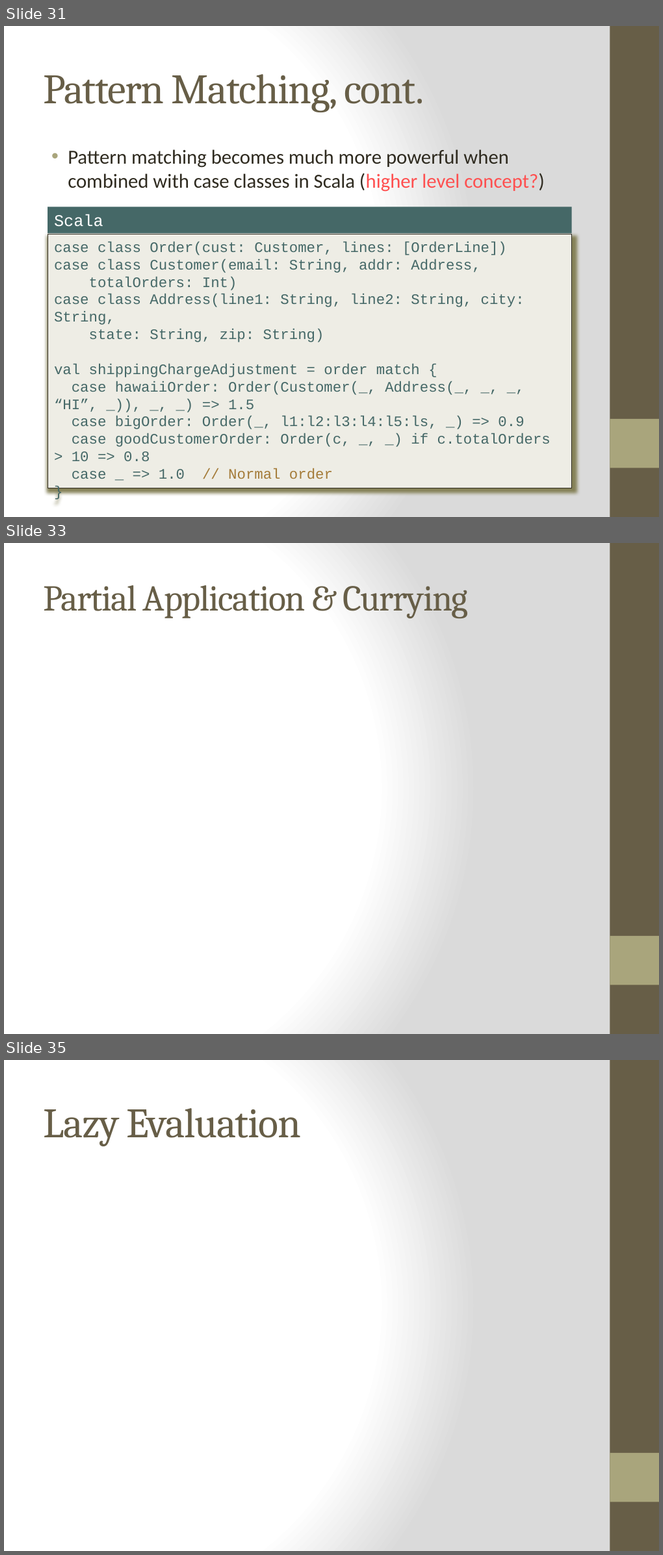
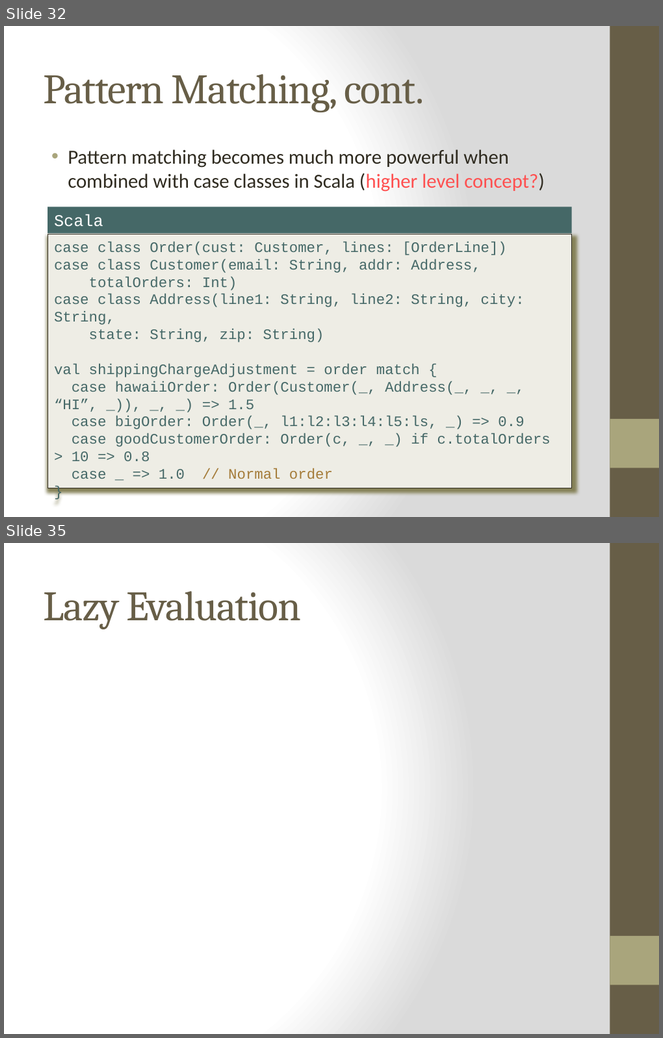
Before and after one commit to bjhartin/FoundationsOfFunctionalProgramming, a slide deck: FoundationsOfFunctionalProgramming.pptx. Shown one above the other, each under a label of ours: slides 31, 33 and 35 before the commit, slides 32 and 35 after it; the slides between them are not shown. The pictures are 663x1555 and 663x1038 pixels, drawn with LibreOffice and Linux fonts; fonts in the diff are those of the drawing. Boxes give left, top, right and bottom in pixels: in the first picture for what was removed or moved away, otherwise in the second. Text is boxed around its words. In the diff, an @@ line names an element or a change of style, - is before the commit and + after.

```diff
--- a/FoundationsOfFunctionalProgramming.pptx
+++ b/FoundationsOfFunctionalProgramming.pptx
@@ slide 33 removed at [4, 543, 659, 1034], background gradient #FFFFFF to #DADADA; not listed: 2 template elements that a slide beside it also shows @@
@@ title removed at [43, 585, 468, 618] @@
-Partial Application & Currying
@@ what was slide 31 is now slide 32 @@
```
Also in this commit, not shown: 7 slides changed, 2 slides added, 1 other slide removed, 2 other files.
